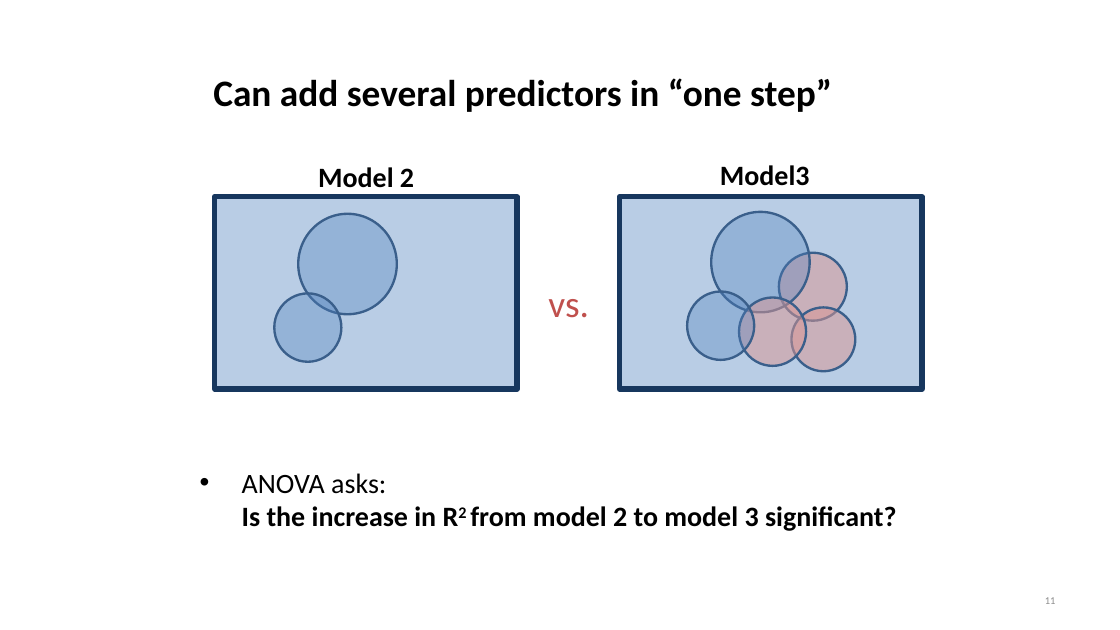
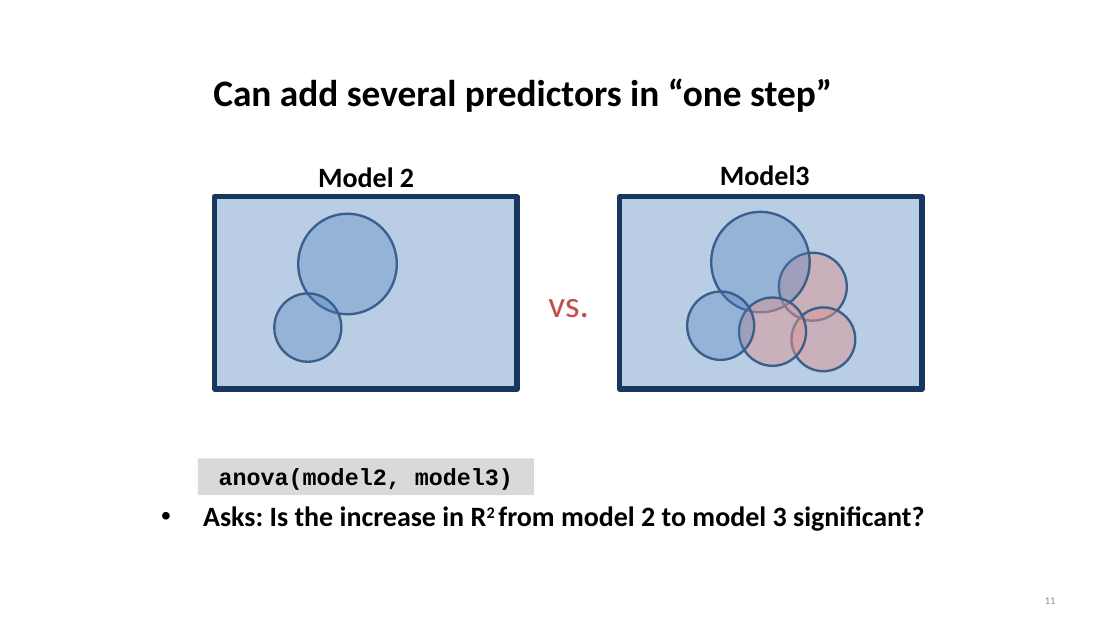
Before and after one commit to chrisjberry/datafluencyCB, a slide deck: slide 11 of slides/PSYC753_Chris2.pptx. Drawn at 1120x630 pixels with LibreOffice and Linux fonts; fonts in the diff are those of the drawing. Boxes give left, top, right and bottom in pixels: in the first picture for what was removed or moved away, otherwise in the second. Text is boxed around its words. In the diff, an @@ line names an element or a change of style, - is before the commit and + after.

```diff
--- a/slides/PSYC753_Chris2.pptx
+++ b/slides/PSYC753_Chris2.pptx
@@ rectangle added at (x1=198, y1=459, x2=534, y2=496), fill #D9D9D9, 20 pt, text #000000, bold @@
+anova(model2, model3)
@@ text at (x1=203, y1=506, x2=924, y2=531): text changed @@
-• ANOVA asks:
-  Is the increase in R2 from model 2 to model 3 significant?
+• Asks: Is the increase in R2 from model 2 to model 3 significant?
```
Also in this commit, not shown: 10 other slides changed.
